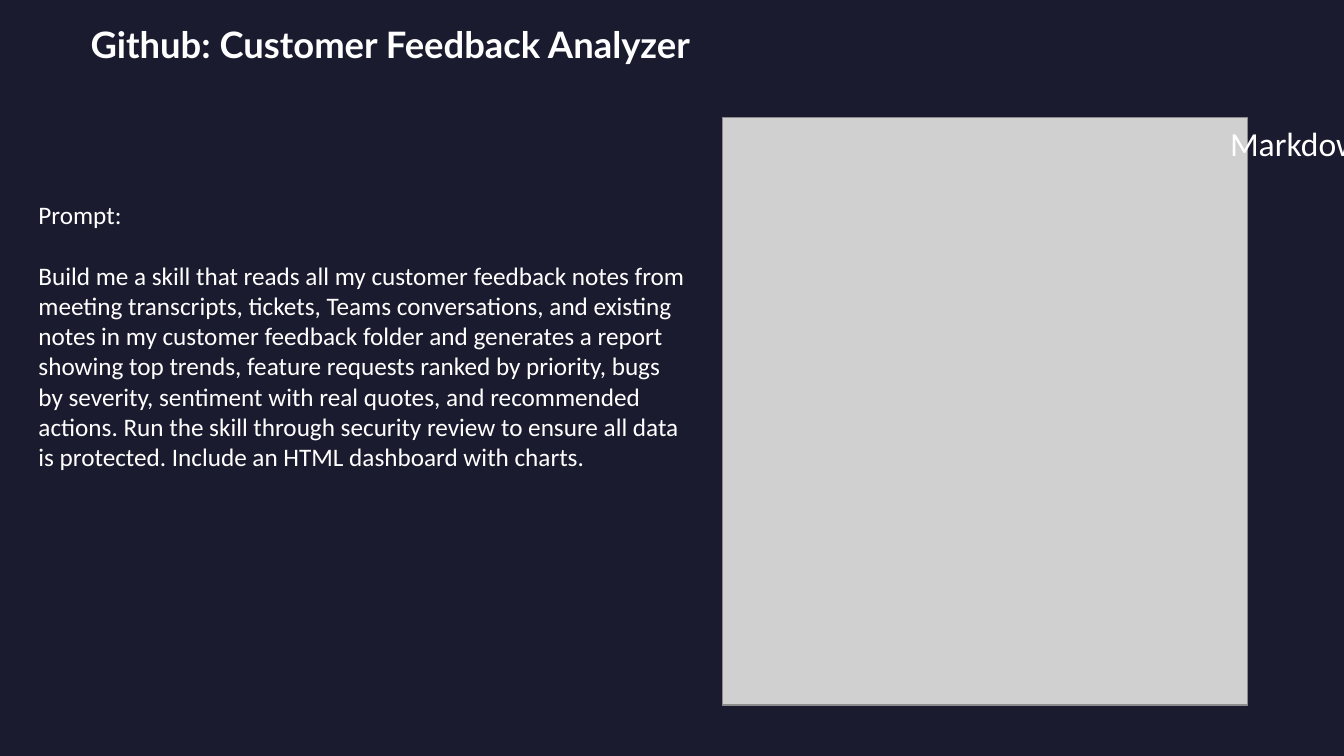
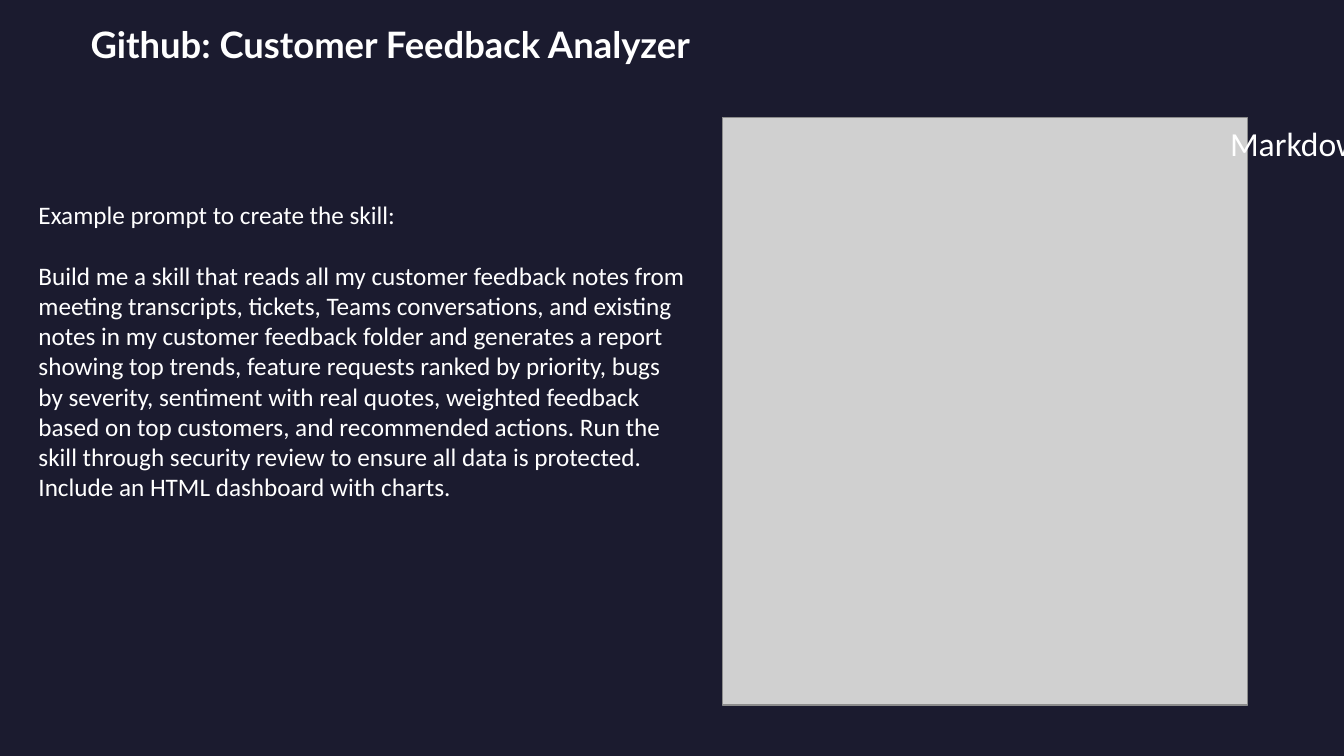
Before and after one commit to MarileeTurscak-MSFT/wwc-presentation, a slide deck: slide 12 of WWC Presentation.pptx. Drawn at 1344x756 pixels with LibreOffice and Linux fonts; fonts in the diff are those of the drawing; grey boxes stand for pictures. Boxes give left, top, right and bottom in pixels: in the first picture for what was removed or moved away, otherwise in the second. Text is boxed around its words. In the diff, an @@ line names an element or a change of style, - is before the commit and + after.

```diff
--- a/WWC Presentation.pptx
+++ b/WWC Presentation.pptx
@@ text at (38,206,684,496): text changed @@
-Prompt:
-Build me a skill that reads all my customer feedback notes from meeting transcripts, tickets, Teams conversations, and existing notes in my customer feedback folder and generates a report showing top trends, feature requests ranked by priority, bugs by severity, sentiment with real quotes, and recommended actions. Run the skill through security review to ensure all data is protected. Include an HTML dashboard with charts.
+Example prompt to create the skill:
+Build me a skill that reads all my customer feedback notes from meeting transcripts, tickets, Teams conversations, and existing notes in my customer feedback folder and generates a report showing top trends, feature requests ranked by priority, bugs by severity, sentiment with real quotes, weighted feedback based on top customers, and recommended actions. Run the skill through security review to ensure all data is protected. Include an HTML dashboard with charts.
```
Also in this commit, not shown: 3 other slides changed.
